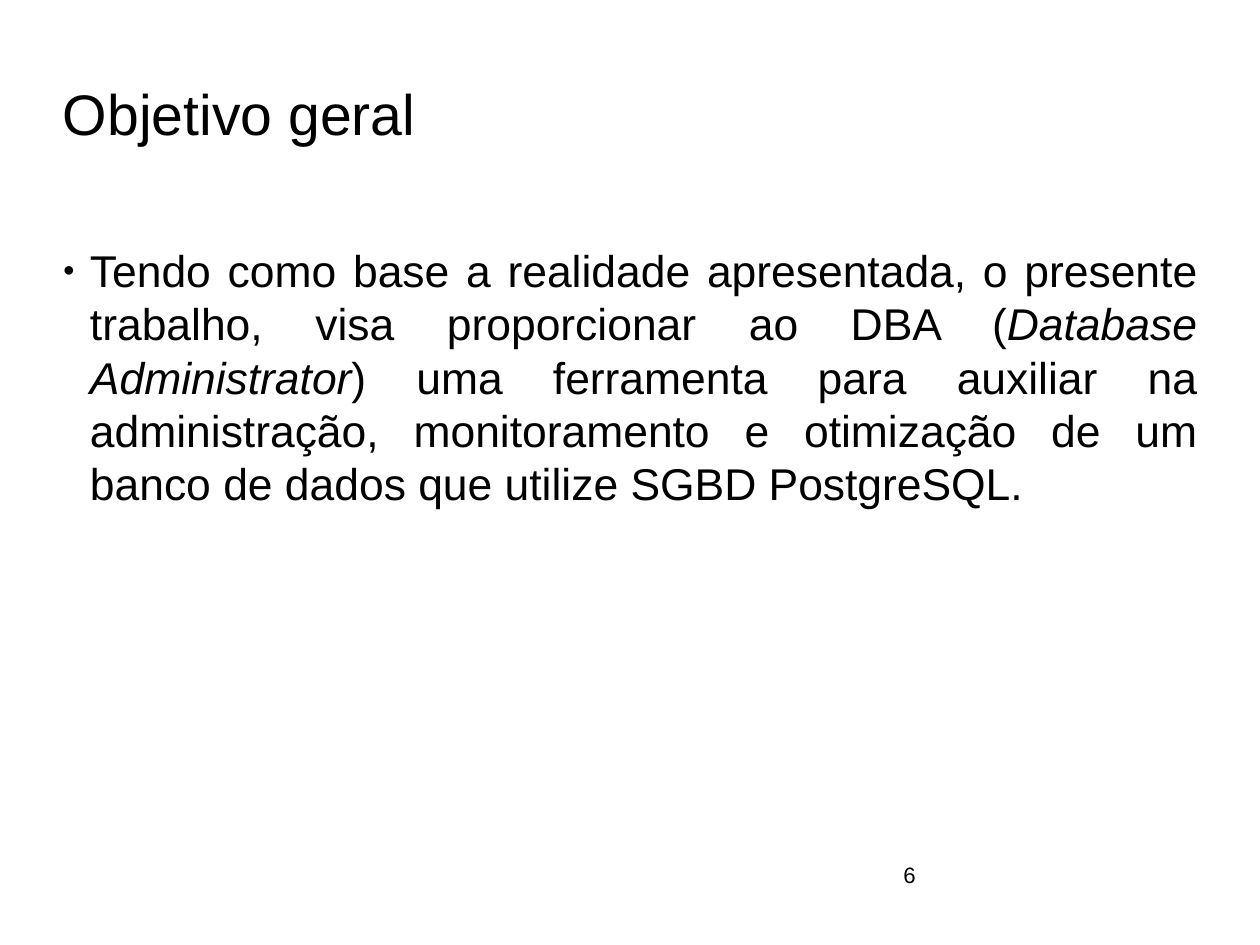
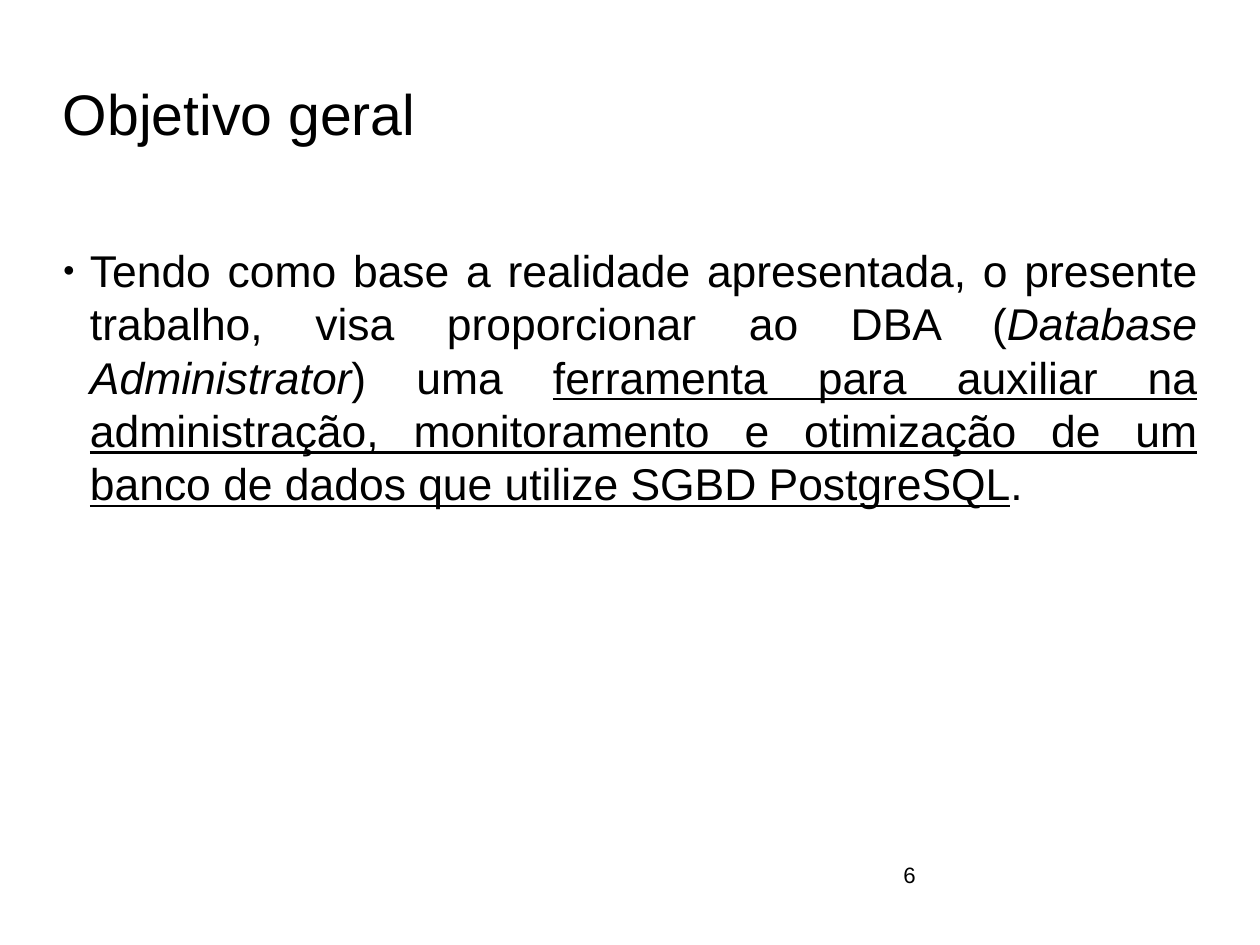
Before and after one commit to ftomasini/smdb, a slide deck: slide 6 of Documentos/FTOMASINI/FINAL/APRESENTACAO.odp. Drawn at 1260x945 pixels with LibreOffice and Linux fonts; fonts in the diff are those of the drawing; background and template pictures are left out. Boxes give left, top, right and bottom in pixels: in the first picture for what was removed or moved away, otherwise in the second. Text is boxed around its words. In the diff, an @@ line names an element or a change of style, - is before the commit and + after.

```diff
--- a/Documentos/FTOMASINI/FINAL/APRESENTACAO.odp
+++ b/Documentos/FTOMASINI/FINAL/APRESENTACAO.odp
@@ subtitle "Tendo como base a realidade ..." at box(90, 254, 1197, 510): underline on in "ferramenta para auxiliar na administração, monitoramento e ..." @@
```
Also in this commit, not shown: 4 other slides changed, 2 other files.
